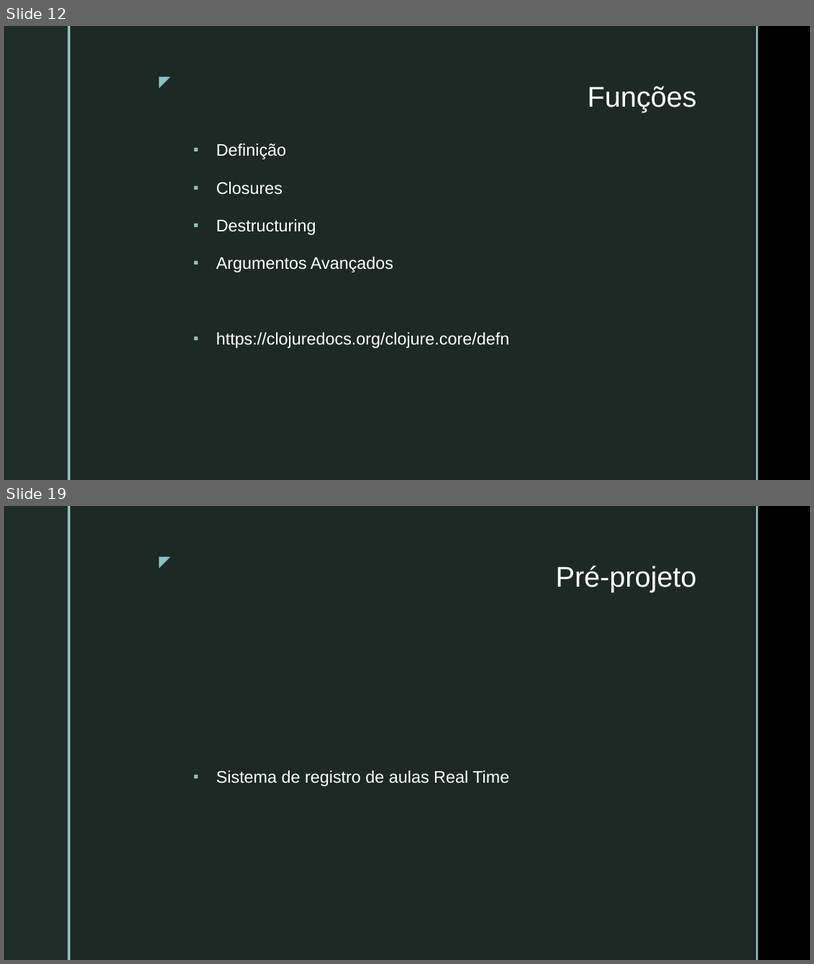
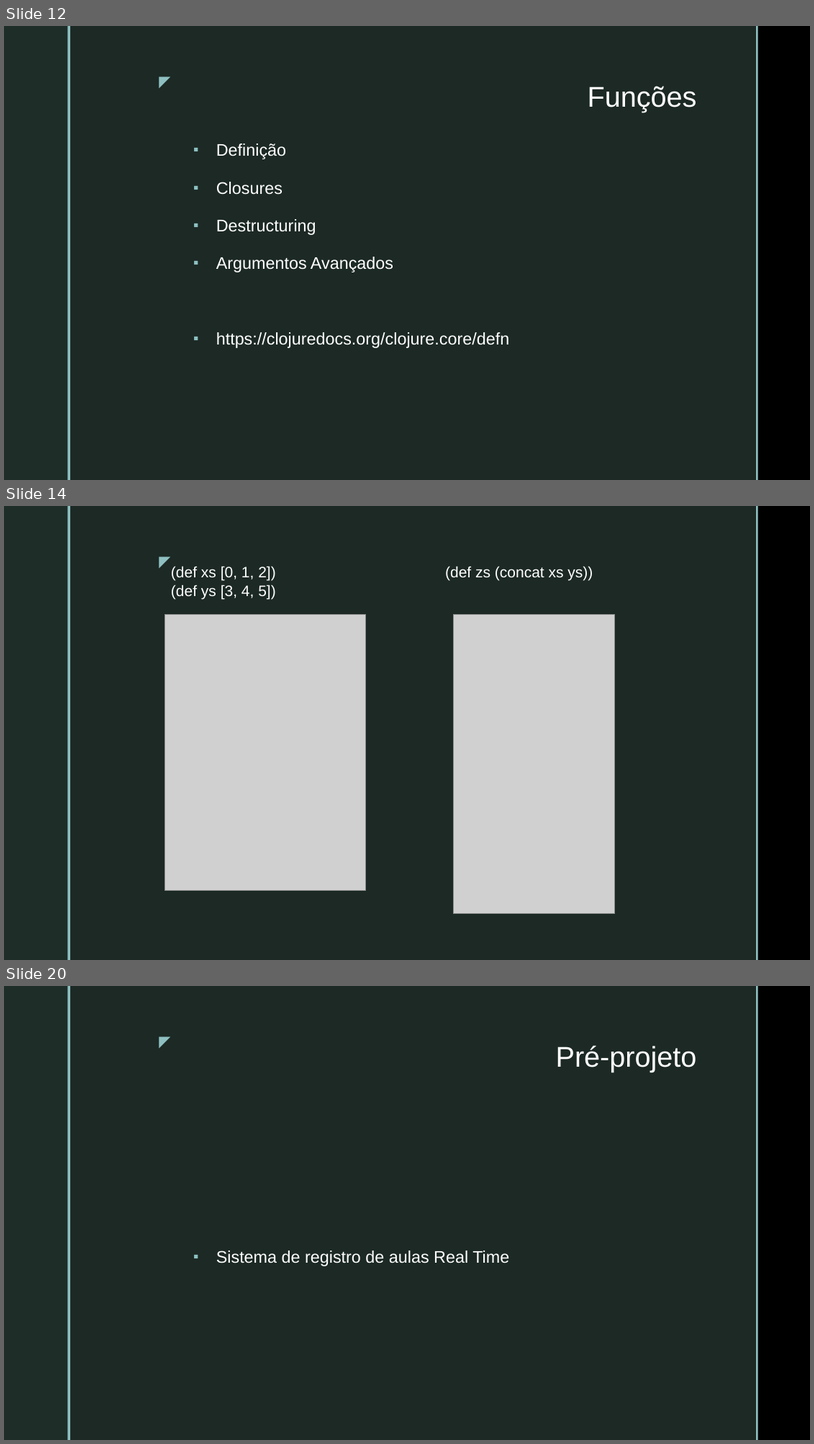
Before and after one commit to VictorInacio/curso-clojure-mybank, a slide deck: doc/NUBOOT-MOD3-PROG-TEC-CLJ.pptx. Shown one above the other, each under a label of ours: slides 12 and 19 before the commit, slides 12, 14 and 20 after it; the slides between them are not shown. The pictures are 814x964 and 814x1444 pixels, drawn with LibreOffice and Linux fonts; fonts in the diff are those of the drawing; grey boxes stand for pictures; background and template pictures are left out. Boxes give left, top, right and bottom in pixels: in the first picture for what was removed or moved away, otherwise in the second. Text is boxed around its words. In the diff, an @@ line names an element or a change of style, - is before the commit and + after.

```diff
--- a/doc/NUBOOT-MOD3-PROG-TEC-CLJ.pptx
+++ b/doc/NUBOOT-MOD3-PROG-TEC-CLJ.pptx
@@ slide 14 added at (x1=4, y1=506, x2=810, y2=960), background picture (left out); not listed: 5 template elements that a slide beside it also shows @@
@@ text added at (x1=171, y1=566, x2=276, y2=599), 18 pt, text #FFFFFF @@
+(def xs [0, 1, 2])
+(def ys [3, 4, 5])
@@ text added at (x1=445, y1=566, x2=593, y2=581), 18 pt, text #FFFFFF @@
+(def zs (concat xs ys))
@@ picture added at (x1=165, y1=614, x2=365, y2=890) @@
@@ picture added at (x1=453, y1=614, x2=615, y2=913) @@
@@ what was slide 19 is now slide 20 @@
```
Also in this commit, not shown: 5 slides changed, 3 other slides added, 1 slide removed, 9 other files.
